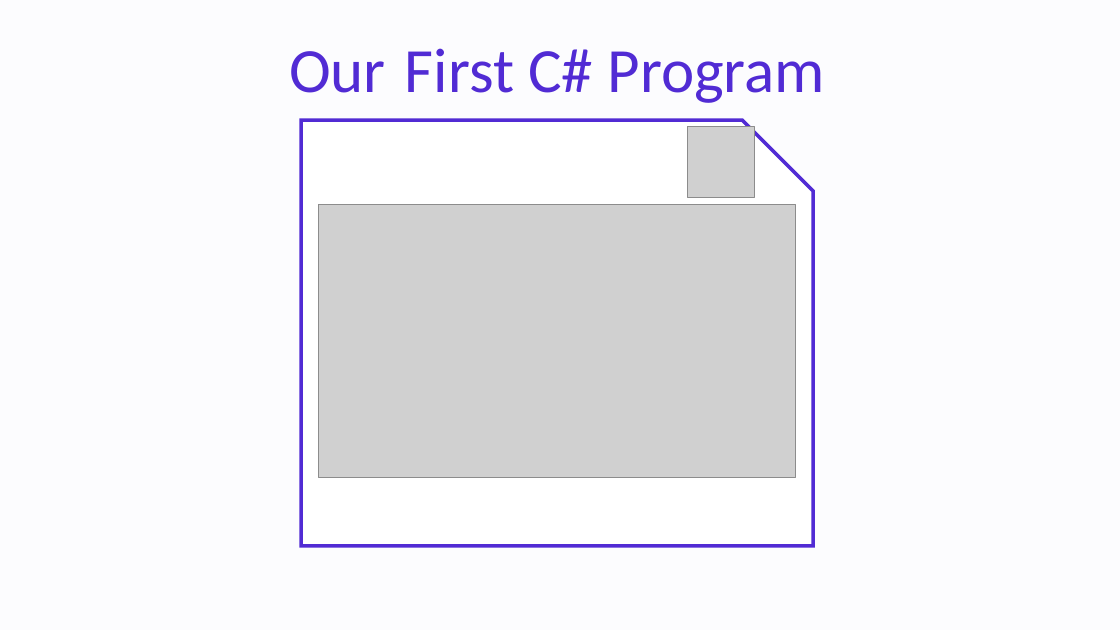
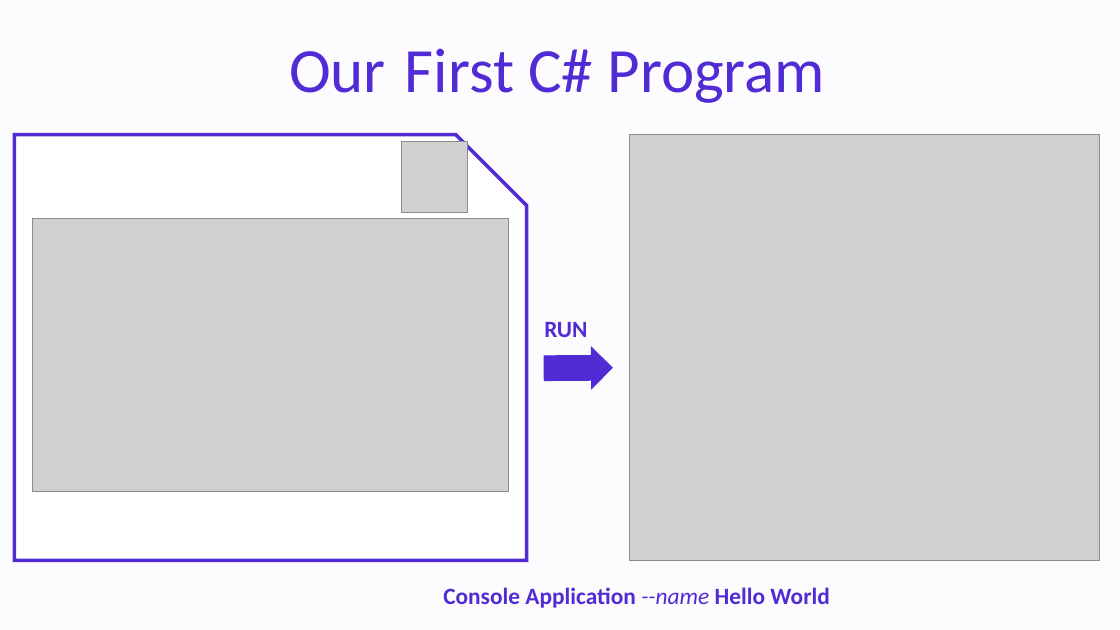
Before and after one commit to NaveenChittimalla/C-Sharp-Fundamentals, a slide deck: slide 5 of docs/C Sharp Programming Language - Fundaments.pptx (slide 6 before the commit). Drawn at 1120x630 pixels with LibreOffice and Linux fonts; fonts in the diff are those of the drawing; grey boxes stand for pictures. Boxes give left, top, right and bottom in pixels: in the first picture for what was removed or moved away, otherwise in the second. Text is boxed around its words. In the diff, an @@ line names an element or a change of style, - is before the commit and + after.

```diff
--- a/docs/C Sharp Programming Language - Fundaments.pptx
+++ b/docs/C Sharp Programming Language - Fundaments.pptx
@@ 2 pictures, 1 snip rect: place and size @@
-2 pictures, 1 snip rect at [301,120,813,546]
+2 pictures, 1 snip rect at [14,134,527,560]
@@ picture added at [630,134,1101,560] @@
@@ text added at [544,322,587,337], 20 pt, text #512BD4, bold @@
+RUN
@@ right arrow added at [544,348,613,389], fill #512BD4, outline #512BD4 1 pt @@
@@ text added at [443,587,829,608], 20 pt, text #512BD4, bold @@
+Console Application --name Hello World
```
Also in this commit, not shown: 5 other slides changed, 5 slides added, 1 other file.
